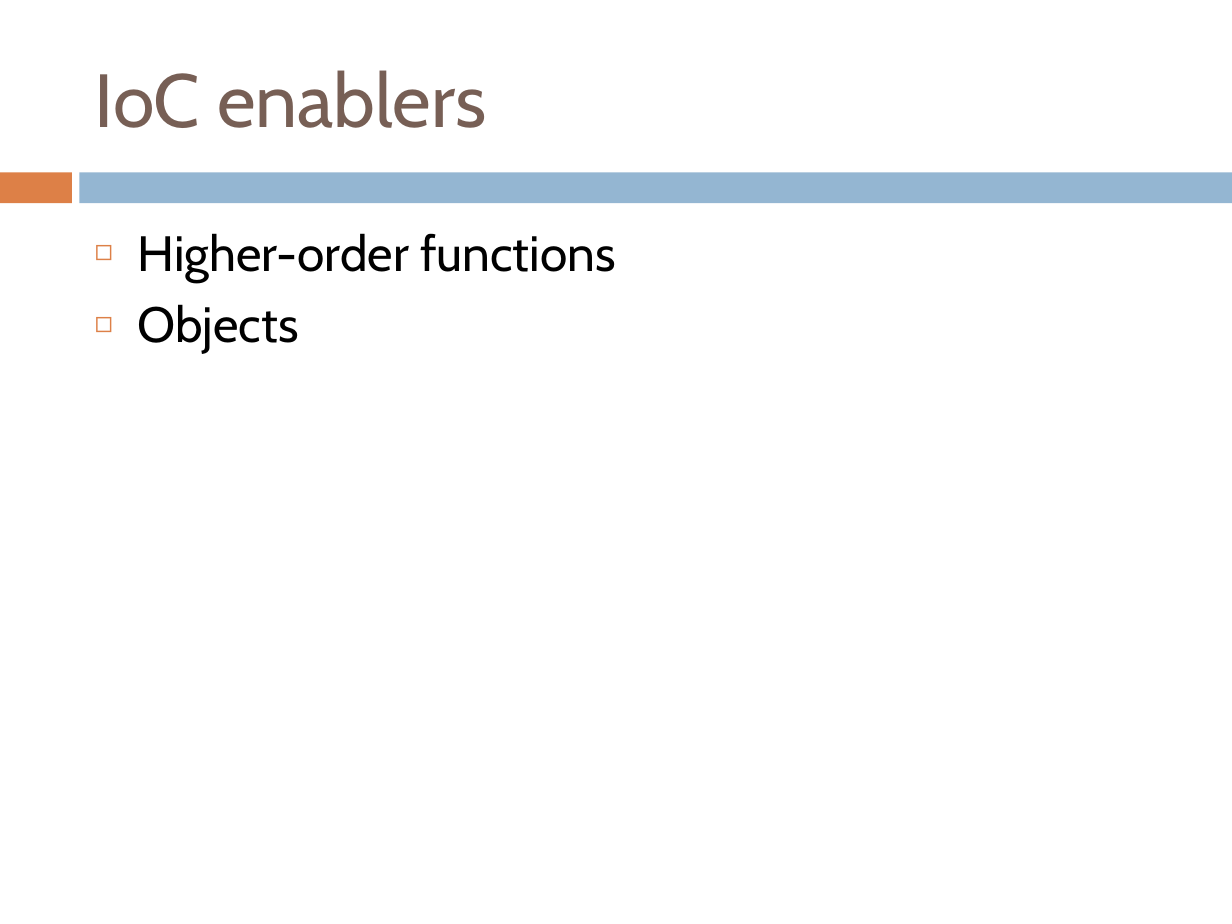
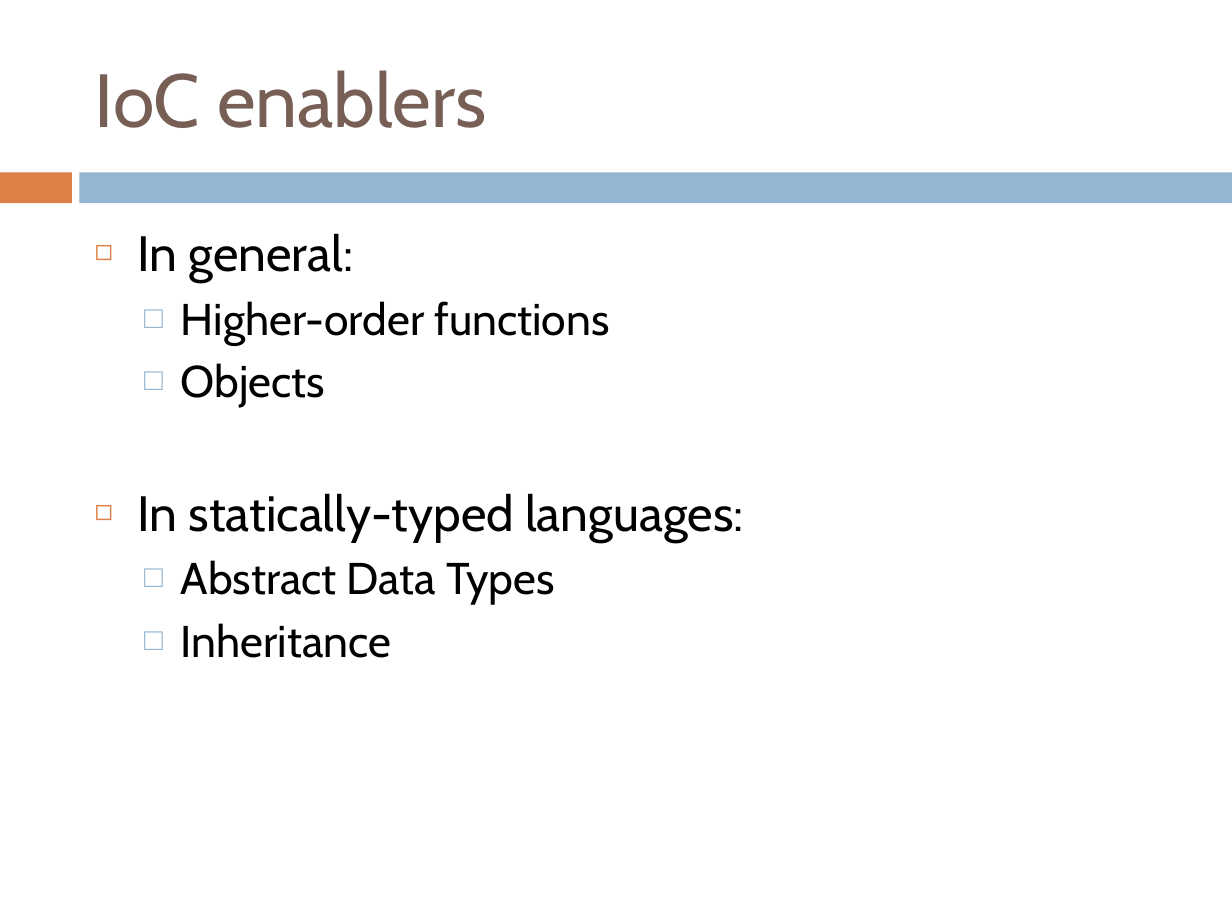
Before and after one commit to crista/EPS-slides, a slide deck: slide 5 of EPS-OOP-Frameworks.ppt. Drawn at 1232x924 pixels with LibreOffice and Linux fonts; fonts in the diff are those of the drawing. Boxes give left, top, right and bottom in pixels: in the first picture for what was removed or moved away, otherwise in the second. Text is boxed around its words. In the diff, an @@ line names an element or a change of style, - is before the commit and + after.

```diff
--- a/EPS-OOP-Frameworks.ppt
+++ b/EPS-OOP-Frameworks.ppt
@@ text at (138,233,353,281): paragraph added @@
+◻ In general:
@@ text at (181,301,609,408): size 29 to 26 pt in "Higher-order functions", "Objects"; bullet ◻ to □; list level 1 to 2 in "Higher-order functions"; bullet colour #DD8047 to #94B6D2; list level 1 to 2 in "Objects" @@
@@ text at (138,493,744,658): paragraphs added @@
+◻ In statically-typed languages:
+  □ Abstract Data Types
+  □ Inheritance
```
Also in this commit, not shown: 1 other slide changed, 3 slides added, 2 other files.
